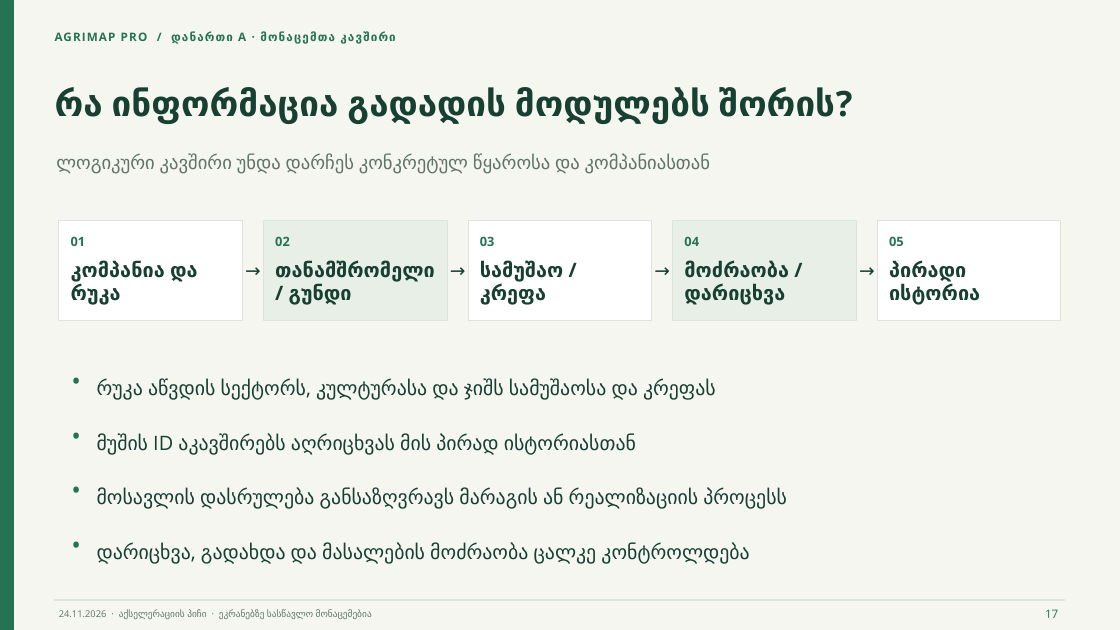
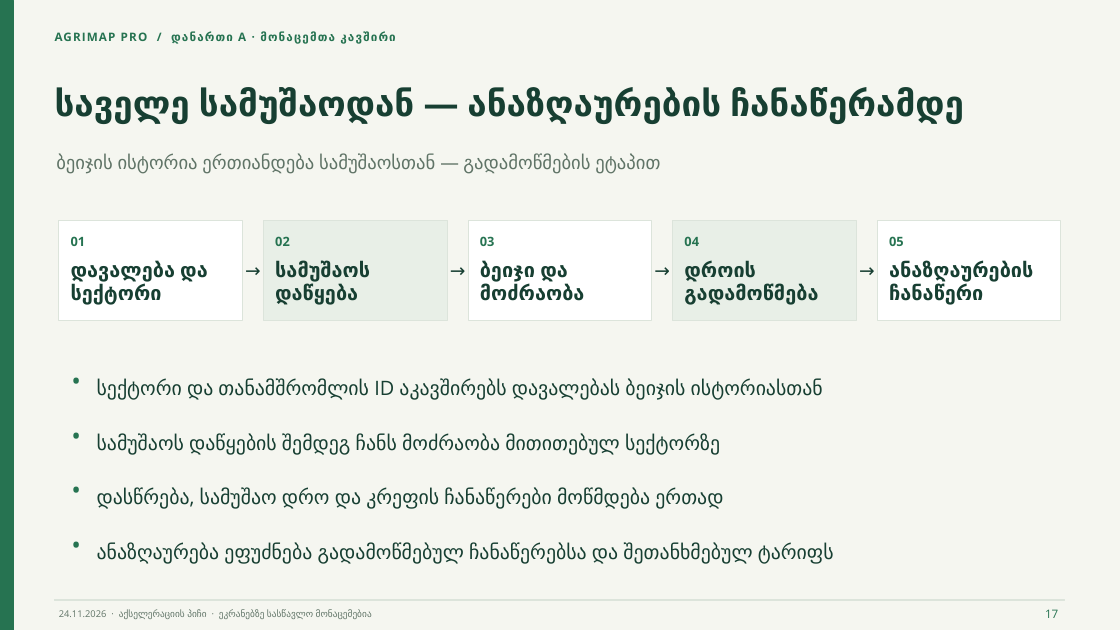
Before and after one commit to nishno/arimap-pro, a slide deck: slide 17 of documents/presentations/accelerator-ka/AgriMap-Pro-Accelerator-Pitch-ka.pptx. Drawn at 1120x630 pixels with LibreOffice and Linux fonts; fonts in the diff are those of the drawing. Boxes give left, top, right and bottom in pixels: in the first picture for what was removed or moved away, otherwise in the second. Text is boxed around its words. In the diff, an @@ line names an element or a change of style, - is before the commit and + after.

```diff
--- a/documents/presentations/accelerator-ka/AgriMap-Pro-Accelerator-Pitch-ka.pptx
+++ b/documents/presentations/accelerator-ka/AgriMap-Pro-Accelerator-Pitch-ka.pptx
@@ text at (x1=55, y1=88, x2=964, y2=124): text changed @@
-რა ინფორმაცია გადადის მოდულებს შორის?
+საველე სამუშაოდან — ანაზღაურების ჩანაწერამდე
@@ text at (x1=56, y1=154, x2=660, y2=174): text changed @@
-ლოგიკური კავშირი უნდა დარჩეს კონკრეტულ წყაროსა და კომპანიასთან
+ბეიჯის ისტორია ერთიანდება სამუშაოსთან — გადამოწმების ეტაპით
@@ text at (x1=71, y1=261, x2=207, y2=305): text changed @@
-კომპანია და რუკა
+დავალება და სექტორი
@@ text at (x1=275, y1=261, x2=370, y2=305): text changed @@
-თანამშრომელი / გუნდი
+სამუშაოს დაწყება
@@ text at (x1=480, y1=261, x2=585, y2=301): text changed @@
-სამუშაო / კრეფა
+ბეიჯი და მოძრაობა
@@ text at (x1=684, y1=261, x2=818, y2=305): text changed @@
-მოძრაობა / დარიცხვა
+დროის გადამოწმება
@@ text at (x1=889, y1=261, x2=1033, y2=305): text changed @@
-პირადი ისტორია
+ანაზღაურების ჩანაწერი
@@ text at (x1=97, y1=379, x2=823, y2=400): text changed @@
-რუკა აწვდის სექტორს, კულტურასა და ჯიშს სამუშაოსა და კრეფას
+სექტორი და თანამშრომლის ID აკავშირებს დავალებას ბეიჯის ისტორიასთან
@@ text at (x1=97, y1=434, x2=720, y2=455): text changed @@
-მუშის ID აკავშირებს აღრიცხვას მის პირად ისტორიასთან
+სამუშაოს დაწყების შემდეგ ჩანს მოძრაობა მითითებულ სექტორზე
@@ text at (x1=97, y1=488, x2=723, y2=509): text changed @@
-მოსავლის დასრულება განსაზღვრავს მარაგის ან რეალიზაციის პროცესს
+დასწრება, სამუშაო დრო და კრეფის ჩანაწერები მოწმდება ერთად
@@ text at (x1=97, y1=543, x2=834, y2=564): text changed @@
-დარიცხვა, გადახდა და მასალების მოძრაობა ცალკე კონტროლდება
+ანაზღაურება ეფუძნება გადამოწმებულ ჩანაწერებსა და შეთანხმებულ ტარიფს
```
Also in this commit, not shown: 2 other slides changed, 12 other files.
